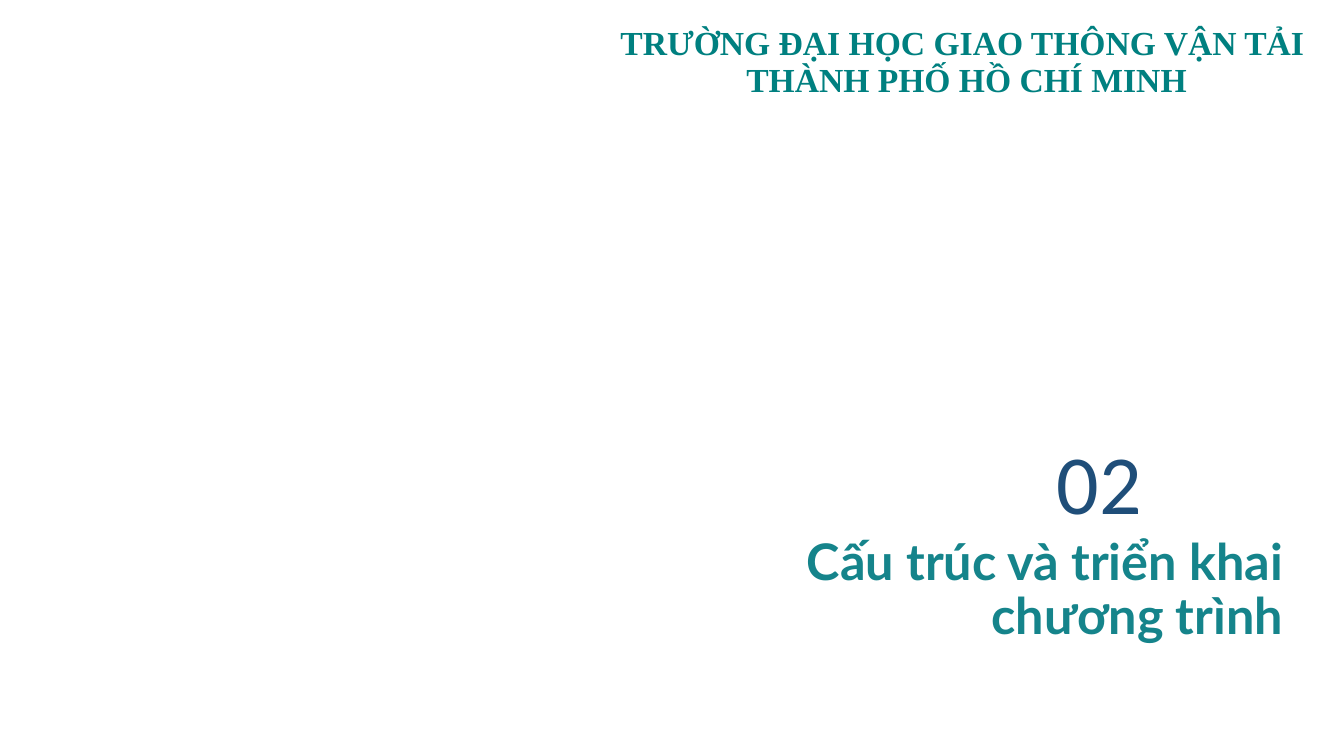
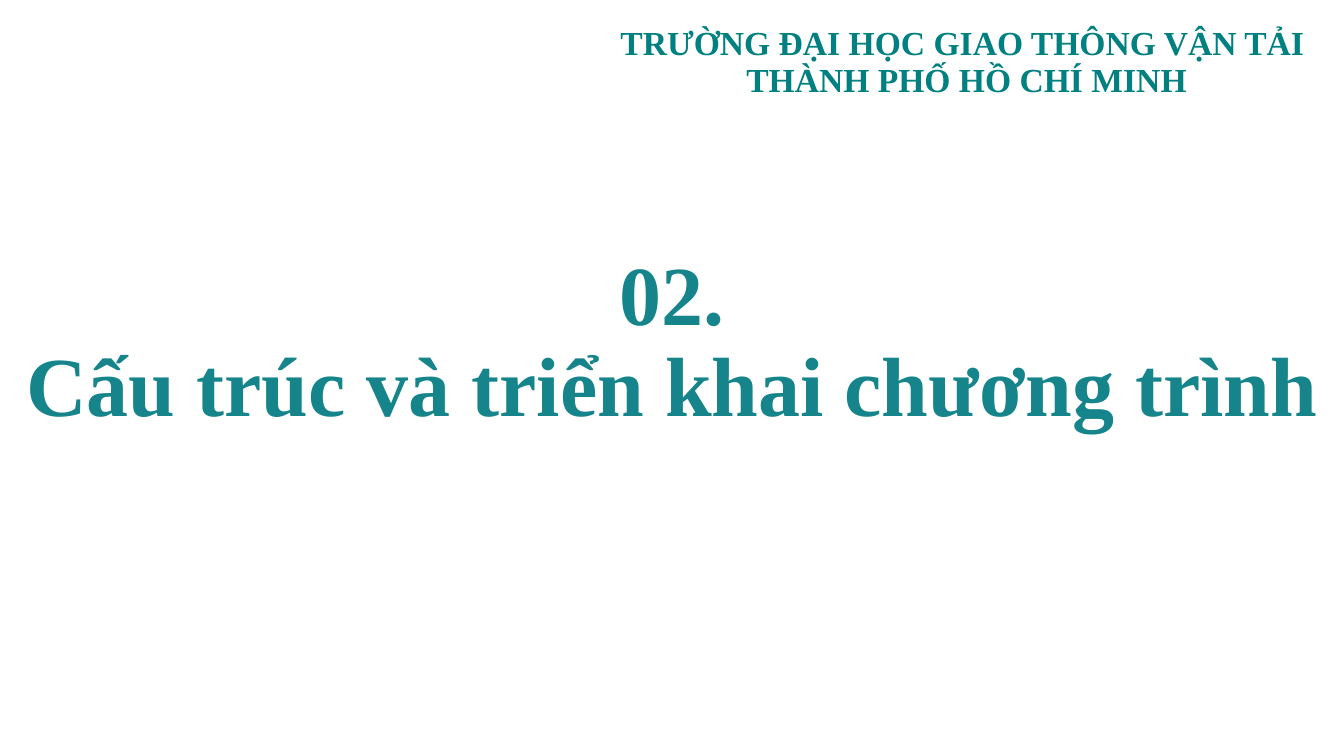
Before and after one commit to tkimngan040/OS_Group08_OS_SCH_04, a slide deck: slide 6 of PPTX/OS_SCH_04_GROUP08.pptx. Drawn at 1344x756 pixels with LibreOffice and Linux fonts; fonts in the diff are those of the drawing; background and template pictures are left out. Boxes give left, top, right and bottom in pixels: in the first picture for what was removed or moved away, otherwise in the second. Text is boxed around its words. In the diff, an @@ line names an element or a change of style, - is before the commit and + after.

```diff
--- a/PPTX/OS_SCH_04_GROUP08.pptx
+++ b/PPTX/OS_SCH_04_GROUP08.pptx
@@ title at (26,269,1317,431): text changed; size 36 to 60 pt; font Lato to Times New Roman @@
-Cấu trúc và triển khai chương trình
+02.
+Cấu trúc và triển khai chương trình
@@ text removed at (1057,459,1142,515) @@
-02
```
Also in this commit, not shown: 17 other slides changed, 1 slide removed, 2 other files.
